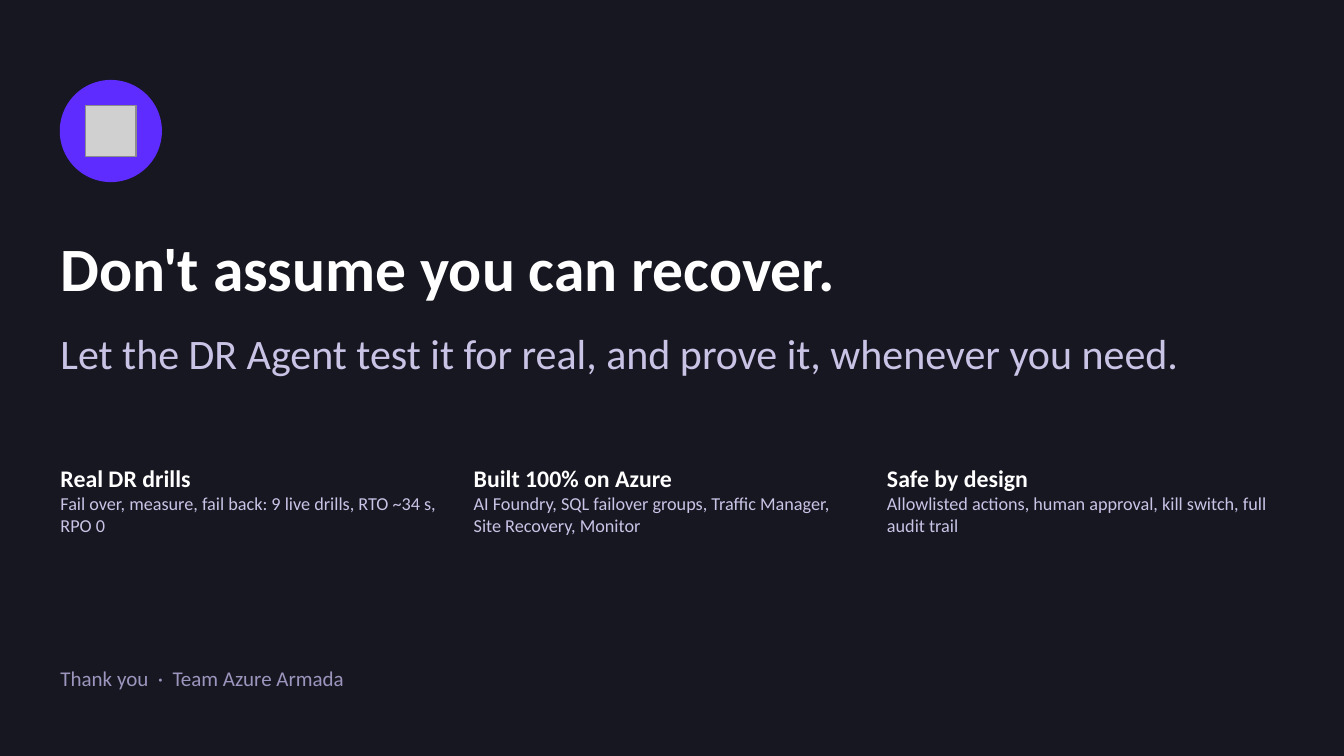
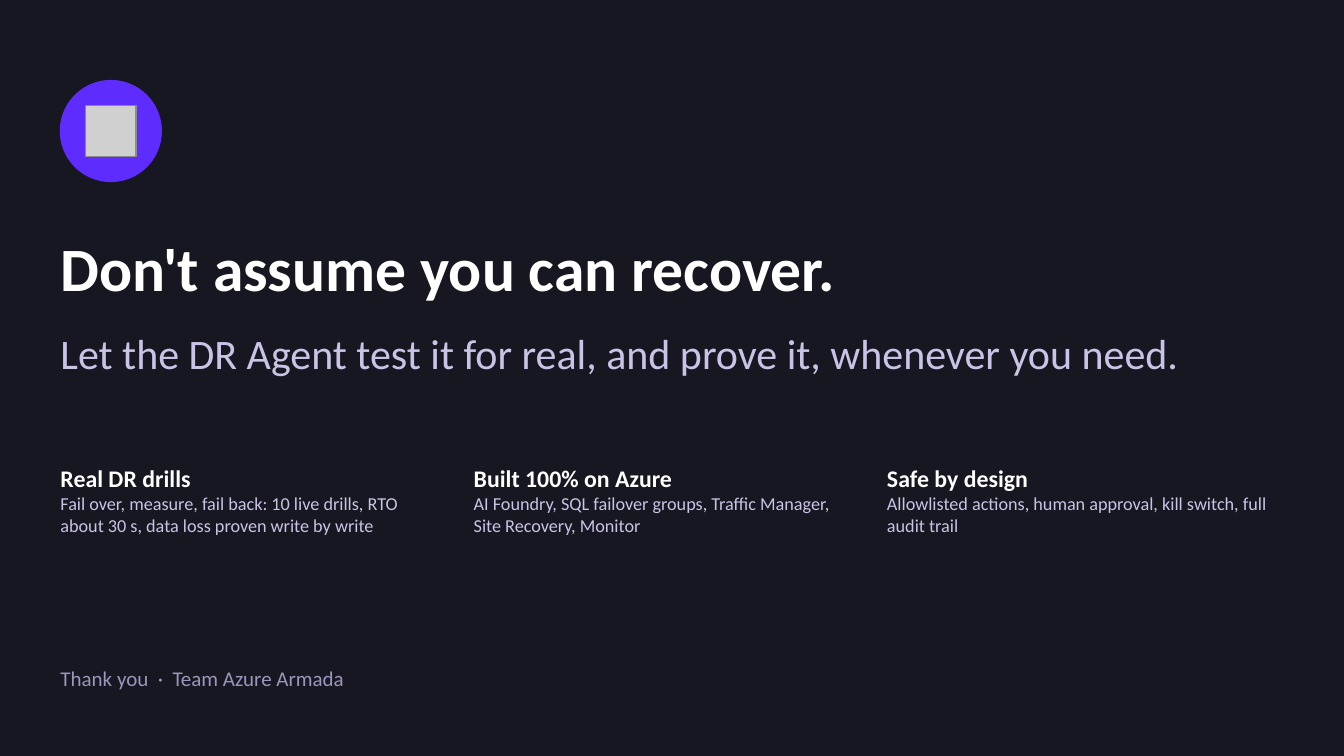
Before and after one commit to kishalr-virtusa/Azure-Armada, a slide deck: slide 15 of docs/deck/DR-Agent-Azure-Day-2026.pptx. Drawn at 1344x756 pixels with LibreOffice and Linux fonts; fonts in the diff are those of the drawing; grey boxes stand for pictures. Boxes give left, top, right and bottom in pixels: in the first picture for what was removed or moved away, otherwise in the second. Text is boxed around its words. In the diff, an @@ line names an element or a change of style, - is before the commit and + after.

```diff
--- a/docs/deck/DR-Agent-Azure-Day-2026.pptx
+++ b/docs/deck/DR-Agent-Azure-Day-2026.pptx
@@ text at [60,497,398,535]: text changed @@
-Fail over, measure, fail back: 9 live drills, RTO ~34 s, RPO 0
+Fail over, measure, fail back: 10 live drills, RTO about 30 s, data loss proven write by write
```
Also in this commit, not shown: 9 other slides changed, 5 other files.
